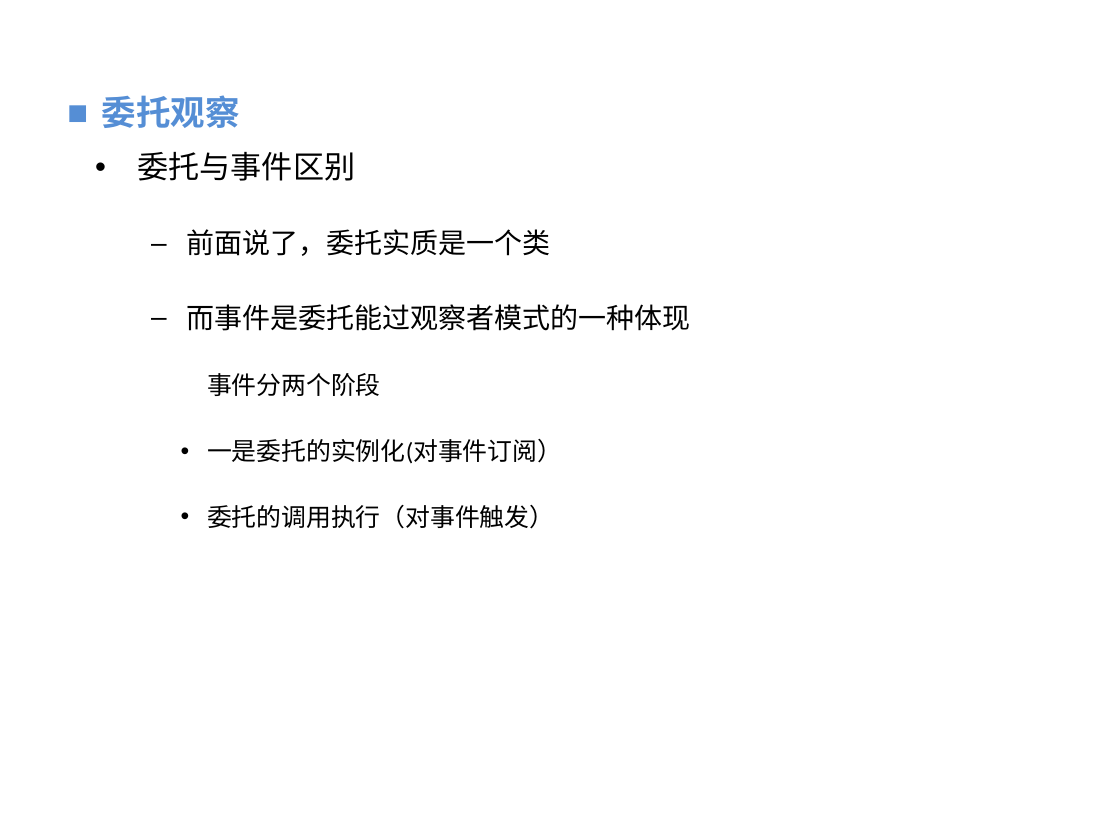
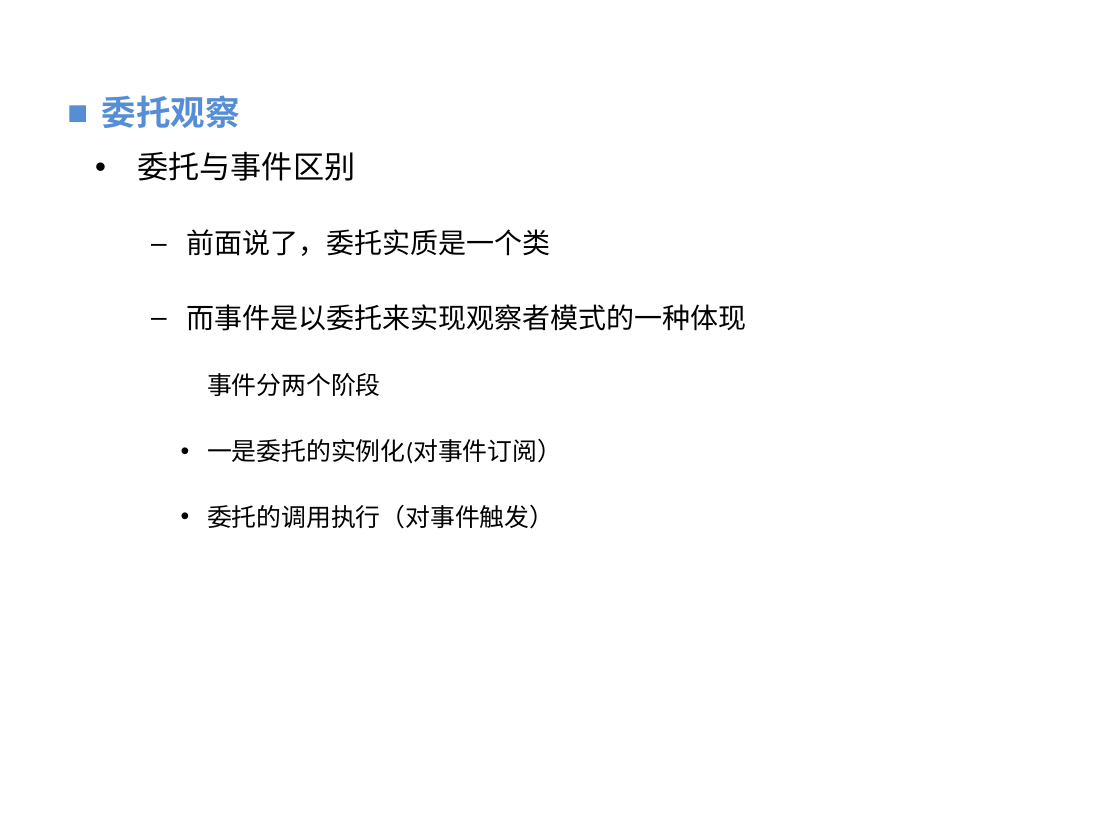
Before and after one commit to vaik/Documents, a slide deck: slide 10 of 我的分享/反射、委托、泛型的理解与应用分享.ppt. Drawn at 1120x840 pixels with LibreOffice and Linux fonts; fonts in the diff are those of the drawing; background and template pictures are left out. Boxes give left, top, right and bottom in pixels: in the first picture for what was removed or moved away, otherwise in the second. Text is boxed around its words. In the diff, an @@ line names an element or a change of style, - is before the commit and + after.

```diff
--- a/我的分享/反射、委托、泛型的理解与应用分享.ppt
+++ b/我的分享/反射、委托、泛型的理解与应用分享.ppt
@@ text at (x1=186, y1=304, x2=746, y2=331): text changed @@
-  – 而事件是委托能过观察者模式的一种体现
+  – 而事件是以委托来实现观察者模式的一种体现
```
Also in this commit, not shown: 9 other slides changed.
